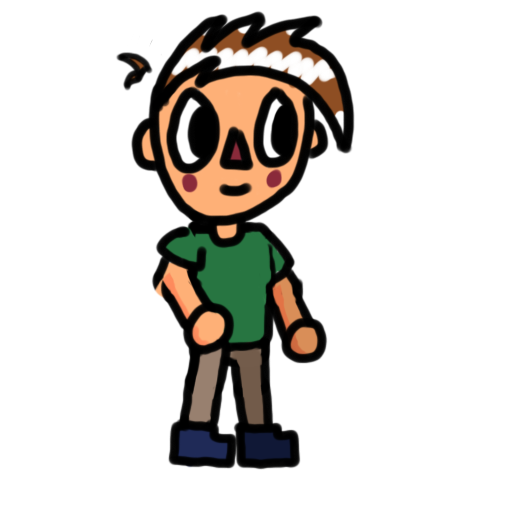
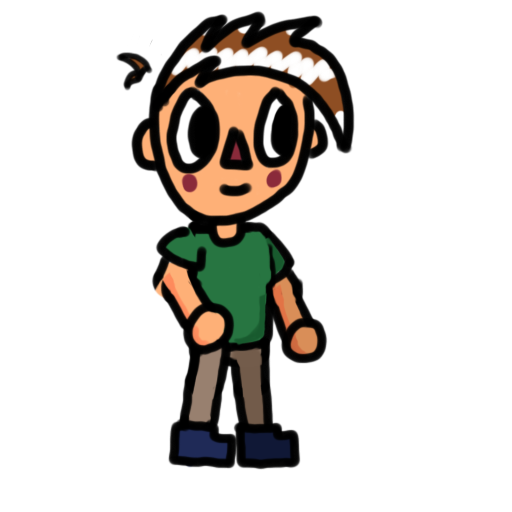
Revision of a layered 512x512 image; what changed, layer by layer:
painted on "Lower Torso" over [233, 293, 267, 346]
painted on "Upper Left Arm" over [254, 237, 285, 337]
